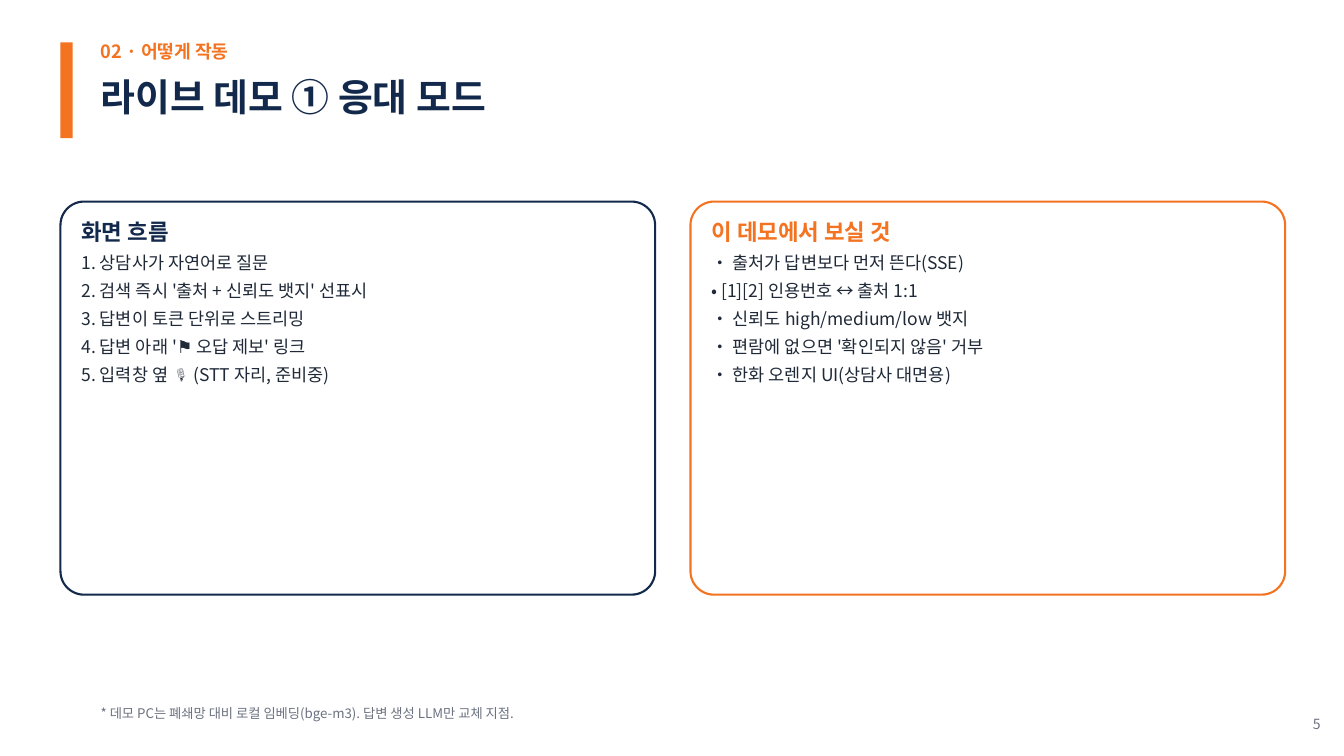
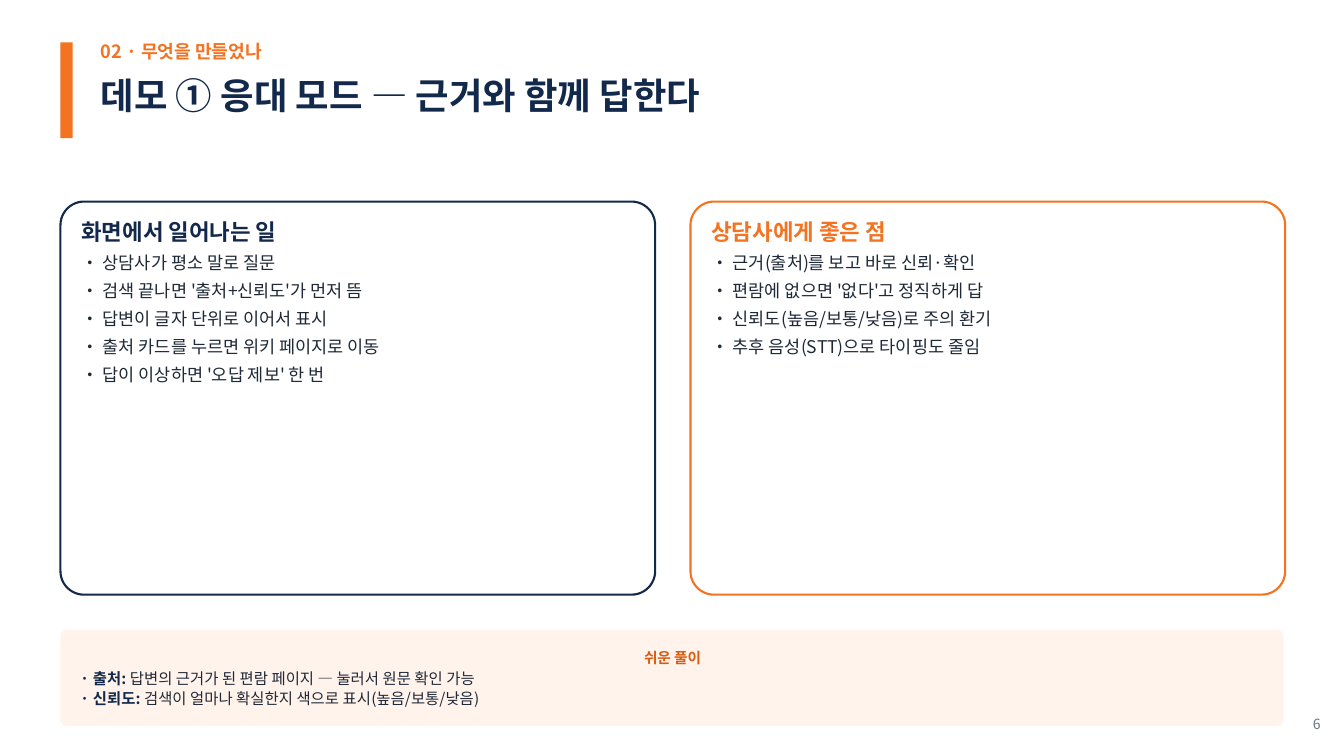
Before and after one commit to woochichichi/2026_HICT_ChatBot, a slide deck: slide 6 of docs/presentation/한화투자증권_AI상담_PoC_30min.pptx (slide 5 before the commit). Drawn at 1344x756 pixels with LibreOffice and Linux fonts; fonts in the diff are those of the drawing. Boxes give left, top, right and bottom in pixels: in the first picture for what was removed or moved away, otherwise in the second. Text is boxed around its words. In the diff, an @@ line names an element or a change of style, - is before the commit and + after.

```diff
--- a/docs/presentation/한화투자증권_AI상담_PoC_30min.pptx
+++ b/docs/presentation/한화투자증권_AI상담_PoC_30min.pptx
@@ text at (x1=101, y1=42, x2=262, y2=60): text changed @@
-02 · 어떻게 작동
+02 · 무엇을 만들었나
@@ text at (x1=101, y1=78, x2=700, y2=113): text changed; size 27 to 26 pt @@
-라이브 데모 ① 응대 모드
+데모 ① 응대 모드 — 근거와 함께 답한다
@@ text in rounded rectangle at (x1=81, y1=221, x2=379, y2=383): text changed @@
-화면 흐름
-1. 상담사가 자연어로 질문
-2. 검색 즉시 '출처 + 신뢰도 뱃지' 선표시
-3. 답변이 토큰 단위로 스트리밍
-4. 답변 아래 '⚑ 오답 제보' 링크
-5. 입력창 옆 🎙️ (STT 자리, 준비중)
+화면에서 일어나는 일
+• 상담사가 평소 말로 질문
+• 검색 끝나면 '출처+신뢰도'가 먼저 뜸
+• 답변이 글자 단위로 이어서 표시
+• 출처 카드를 누르면 위키 페이지로 이동
+• 답이 이상하면 '오답 제보' 한 번
@@ text in rounded rectangle at (x1=711, y1=221, x2=991, y2=357): text changed @@
-이 데모에서 보실 것
-• 출처가 답변보다 먼저 뜬다(SSE)
-• [1][2] 인용번호 ↔ 출처 1:1
-• 신뢰도 high/medium/low 뱃지
-• 편람에 없으면 '확인되지 않음' 거부
-• 한화 오렌지 UI(상담사 대면용)
+상담사에게 좋은 점
+• 근거(출처)를 보고 바로 신뢰·확인
+• 편람에 없으면 '없다'고 정직하게 답
+• 신뢰도(높음/보통/낮음)로 주의 환기
+• 추후 음성(STT)으로 타이핑도 줄임
@@ rounded rectangle "쉬운 풀이" resized from (x1=110, y1=707, x2=514, y2=722) to (x1=60, y1=630, x2=1284, y2=726) @@
@@ rounded rectangle "쉬운 풀이" at (x1=60, y1=630, x2=1284, y2=726): vertical alignment top to middle; fill none to #FFF3EC @@
@@ text in rounded rectangle at (x1=93, y1=671, x2=480, y2=707): text changed; size 9.5 to 11 pt; text colour #6B7280 to #1F2937 @@
-* 데모 PC는 폐쇄망 대비 로컬 임베딩(bge-m3). 답변 생성 LLM만 교체 지점.
+쉬운 풀이
+· 출처: 답변의 근거가 된 편람 페이지 — 눌러서 원문 확인 가능
+· 신뢰도: 검색이 얼마나 확실한지 색으로 표시(높음/보통/낮음)
@@ text at (x1=1313, y1=718, x2=1321, y2=729): text changed @@
-5
+6
```
Also in this commit, not shown: 19 other slides changed, 8 slides added, 10 slides removed, 10 other files.
